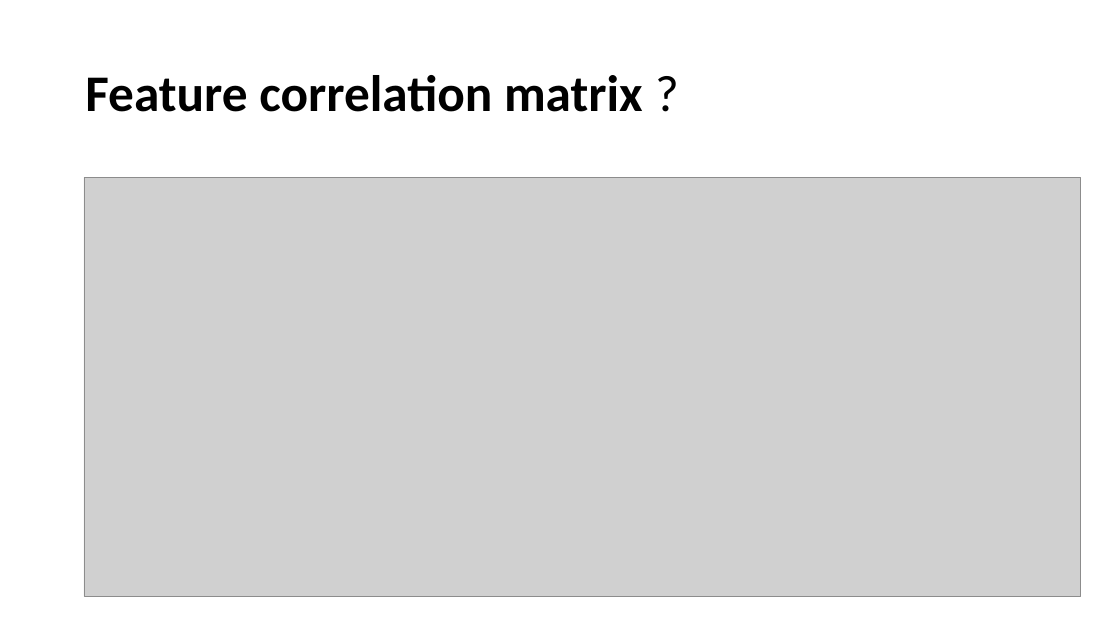
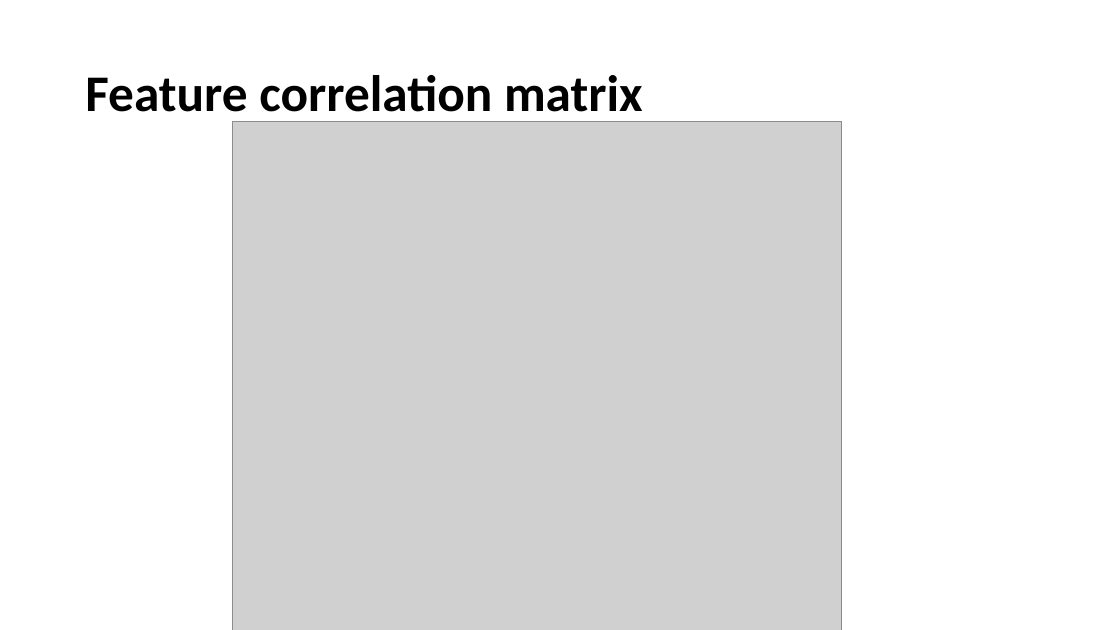
Before and after one commit to Anacriel/plant_seed_classification, a slide deck: slide 10 of reports/paper/word_version/Jakovlev_Presentation_TELECCON_2019.pptx (slide 9 before the commit). Drawn at 1120x630 pixels with LibreOffice and Linux fonts; fonts in the diff are those of the drawing; grey boxes stand for pictures. Boxes give left, top, right and bottom in pixels: in the first picture for what was removed or moved away, otherwise in the second. Text is boxed around its words. In the diff, an @@ line names an element or a change of style, - is before the commit and + after.

```diff
--- a/reports/paper/word_version/Jakovlev_Presentation_TELECCON_2019.pptx
+++ b/reports/paper/word_version/Jakovlev_Presentation_TELECCON_2019.pptx
@@ title at box(85, 75, 643, 123): text changed @@
-Feature correlation matrix ?
+Feature correlation matrix
@@ picture: place and size @@
-picture at box(84, 177, 1081, 597)
+picture at box(233, 121, 842, 630)
```
Also in this commit, not shown: 2 other slides changed, 1 slide added, 1 other file.
